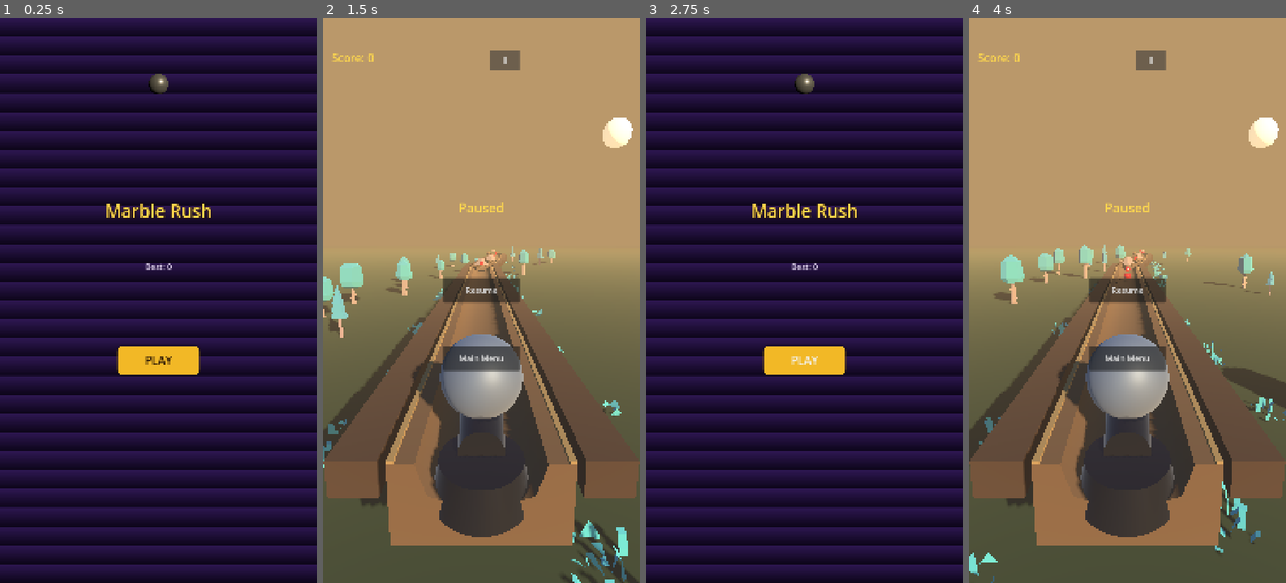
Above: before the commit, frames 1-4 (left to right).
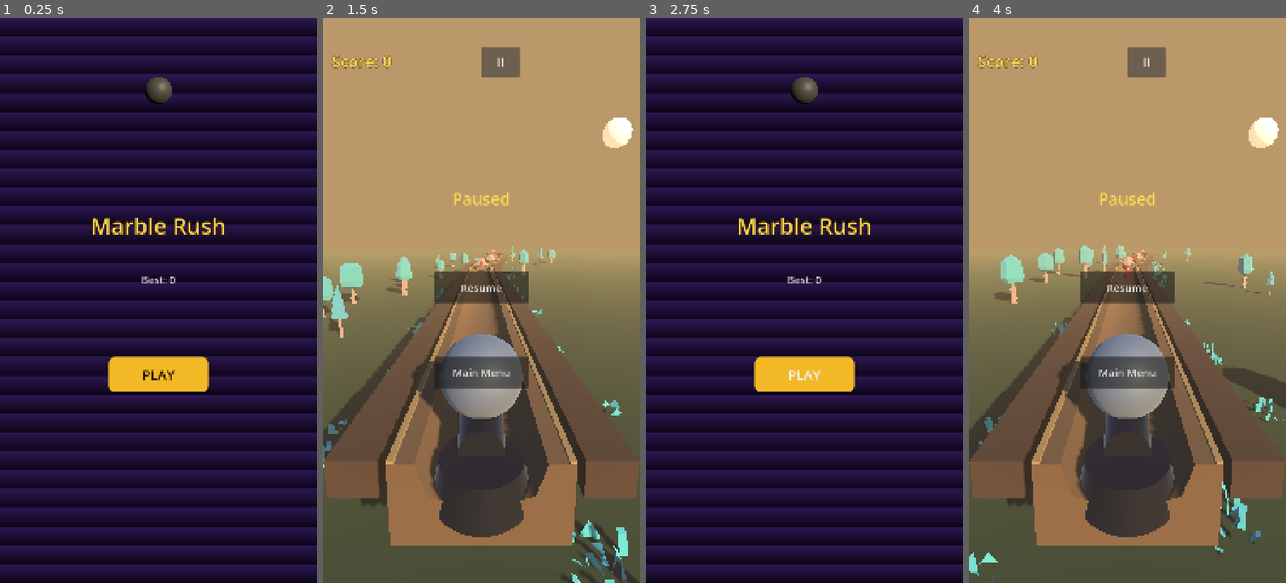
Above: after the commit, the same moments.

Repository: Ebrahassad/marble-rush
Game: Godot game, scene res://scenes/MainMenu.tscn
Same seed, same stepped clock (60 frames per second), same inputs: the game is played once before the commit and once after it.
Inputs:
- Up to frame 1 (0.25 s): no input
- Up to frame 2 (1.5 s): click "PLAY" at 0.5 s; click "II" at 1.25 s
- Up to frame 3 (2.75 s): click "Main Menu" at 2 s
- Up to frame 4 (4 s): click "PLAY" at 2.75 s; click "II" at 3.5 s

The runs differ from the first frame. In frame 1, 3.4% of the frame differs, in the area x 29-71%, y 9-67%; in frame 2, 3.2%; in frame 3, 3.4%; in frame 4, 3.2%.
Error in both runs: Cannot call method 'change_scene_to_packed' on a null value. (res://scripts/main_menu.gd:35)

Commit message:
Enlarge all UI elements: buttons, loading bar, score, pause/game-over panels, and spinning ball preview

Diff:
--- a/scenes/Main.tscn
+++ b/scenes/Main.tscn
@@ -75,18 +75,20 @@
 [node name="ScoreLabel" type="Label" parent="HUD"]
 offset_left = 30.0
 offset_top = 110.0
-offset_right = 340.0
-offset_bottom = 165.0
-theme_override_font_sizes/font_size = 38
+offset_right = 420.0
+offset_bottom = 190.0
+theme_override_font_sizes/font_size = 54
 theme_override_colors/font_color = Color(1, 0.85, 0.3, 1)
+theme_override_colors/font_outline_color = Color(0.1, 0.05, 0.02, 1)
+theme_override_constants/outline_size = 6
 text = "Score: 0"
 
 [node name="PauseButton" type="Button" parent="HUD"]
-offset_left = 570.0
-offset_top = 108.0
+offset_left = 540.0
+offset_top = 100.0
 offset_right = 670.0
-offset_bottom = 178.0
-theme_override_font_sizes/font_size = 30
+offset_bottom = 200.0
+theme_override_font_sizes/font_size = 44
 text = "II"
 
 [node name="PausePanel" type="Control" parent="HUD"]
@@ -96,38 +98,38 @@
 
 [node name="PauseLabel" type="Label" parent="HUD/PausePanel"]
 anchor_left = 0.5
-anchor_top = 0.32
+anchor_top = 0.3
 anchor_right = 0.5
-anchor_bottom = 0.32
-offset_left = -120.0
-offset_right = 120.0
+anchor_bottom = 0.3
+offset_left = -150.0
+offset_right = 150.0
 horizontal_alignment = 1
-theme_override_font_sizes/font_size = 44
+theme_override_font_sizes/font_size = 56
 theme_override_colors/font_color = Color(1, 0.85, 0.3, 1)
 text = "Paused"
 
 [node name="ResumeButton" type="Button" parent="HUD/PausePanel"]
 anchor_left = 0.5
-anchor_top = 0.46
+anchor_top = 0.45
 anchor_right = 0.5
-anchor_bottom = 0.46
-offset_left = -130.0
-offset_right = 130.0
+anchor_bottom = 0.45
+offset_left = -160.0
+offset_right = 160.0
 offset_top = 0.0
-offset_bottom = 85.0
-theme_override_font_sizes/font_size = 28
+offset_bottom = 105.0
+theme_override_font_sizes/font_size = 36
 text = "Resume"
 
 [node name="MenuButton" type="Button" parent="HUD/PausePanel"]
 anchor_left = 0.5
-anchor_top = 0.58
+anchor_top = 0.6
 anchor_right = 0.5
-anchor_bottom = 0.58
-offset_left = -130.0
-offset_right = 130.0
+anchor_bottom = 0.6
+offset_left = -160.0
+offset_right = 160.0
 offset_top = 0.0
-offset_bottom = 85.0
-theme_override_font_sizes/font_size = 28
+offset_bottom = 105.0
+theme_override_font_sizes/font_size = 36
 text = "Main Menu"
 
 [node name="GameOverPanel" type="Control" parent="HUD"]
@@ -137,26 +139,26 @@
 
 [node name="FinalScoreLabel" type="Label" parent="HUD/GameOverPanel"]
 anchor_left = 0.5
-anchor_top = 0.45
+anchor_top = 0.43
 anchor_right = 0.5
-anchor_bottom = 0.45
-offset_left = -160.0
-offset_right = 160.0
+anchor_bottom = 0.43
+offset_left = -180.0
+offset_right = 180.0
 horizontal_alignment = 1
-theme_override_font_sizes/font_size = 26
+theme_override_font_sizes/font_size = 32
 theme_override_colors/font_color = Color(0.9, 0.85, 0.95, 1)
 text = "Score: 0
 Best: 0"
 
 [node name="GameOverLabel" type="Label" parent="HUD/GameOverPanel"]
 anchor_left = 0.5
-anchor_top = 0.37
+anchor_top = 0.34
 anchor_right = 0.5
-anchor_bottom = 0.37
-offset_left = -160.0
-offset_right = 160.0
+anchor_bottom = 0.34
+offset_left = -180.0
+offset_right = 180.0
 horizontal_alignment = 1
-theme_override_font_sizes/font_size = 50
+theme_override_font_sizes/font_size = 58
 theme_override_colors/font_color = Color(1, 0.85, 0.3, 1)
 text = "Game Over"
 
@@ -165,23 +167,23 @@
 anchor_top = 0.68
 anchor_right = 0.5
 anchor_bottom = 0.68
-offset_left = -130.0
-offset_right = 130.0
+offset_left = -160.0
+offset_right = 160.0
 offset_top = 0.0
-offset_bottom = 85.0
-theme_override_font_sizes/font_size = 28
+offset_bottom = 105.0
+theme_override_font_sizes/font_size = 36
 text = "Main Menu"
 
 [node name="RestartButton" type="Button" parent="HUD/GameOverPanel"]
 anchor_left = 0.5
-anchor_top = 0.56
+anchor_top = 0.54
 anchor_right = 0.5
-anchor_bottom = 0.56
-offset_left = -130.0
-offset_right = 130.0
+anchor_bottom = 0.54
+offset_left = -160.0
+offset_right = 160.0
 offset_top = 0.0
-offset_bottom = 85.0
-theme_override_font_sizes/font_size = 28
+offset_bottom = 105.0
+theme_override_font_sizes/font_size = 36
 text = "Restart"
 
 [connection signal="pressed" from="HUD/PauseButton" to="HUD" method="_on_pause_pressed"]
--- a/scenes/MainMenu.tscn
+++ b/scenes/MainMenu.tscn
@@ -13,28 +13,28 @@
 
 [sub_resource type="StyleBoxFlat" id="StyleBoxFlat_play"]
 bg_color = Color(0.95, 0.72, 0.15, 1)
-corner_radius_top_left = 18
-corner_radius_top_right = 18
-corner_radius_bottom_left = 18
-corner_radius_bottom_right = 18
+corner_radius_top_left = 22
+corner_radius_top_right = 22
+corner_radius_bottom_left = 22
+corner_radius_bottom_right = 22
 shadow_color = Color(0, 0, 0, 0.3)
-shadow_size = 6
+shadow_size = 8
 
 [sub_resource type="StyleBoxFlat" id="StyleBoxFlat_play_pressed"]
 bg_color = Color(0.78, 0.58, 0.1, 1)
-corner_radius_top_left = 18
-corner_radius_top_right = 18
-corner_radius_bottom_left = 18
-corner_radius_bottom_right = 18
+corner_radius_top_left = 22
+corner_radius_top_right = 22
+corner_radius_bottom_left = 22
+corner_radius_bottom_right = 22
 
 [sub_resource type="SphereMesh" id="SphereMesh_ball"]
 radius = 0.6
 height = 1.2
 
 [sub_resource type="StandardMaterial3D" id="StandardMaterial3D_ball"]
-albedo_color = Color(0.55, 0.56, 0.58, 1)
-metallic = 0.55
-roughness = 0.4
+albedo_color = Color(0.4, 0.41, 0.43, 1)
+metallic = 0.3
+roughness = 0.55
 
 [node name="MainMenu" type="Control"]
 anchor_right = 1.0
@@ -50,18 +50,18 @@
 
 [node name="BallViewportContainer" type="SubViewportContainer" parent="."]
 anchor_left = 0.5
-anchor_top = 0.06
+anchor_top = 0.05
 anchor_right = 0.5
-anchor_bottom = 0.06
-offset_left = -110.0
-offset_right = 110.0
+anchor_bottom = 0.05
+offset_left = -150.0
+offset_right = 150.0
 offset_top = 0.0
-offset_bottom = 220.0
+offset_bottom = 300.0
 stretch = true
 
 [node name="BallViewport" type="SubViewport" parent="BallViewportContainer"]
 transparent_bg = true
-size = Vector2i(220, 220)
+size = Vector2i(300, 300)
 
 [node name="Camera3D" type="Camera3D" parent="BallViewportContainer/BallViewport"]
 transform = Transform3D(1, 0, 0, 0, 1, 0, 0, 0, 1, 0, 0, 2.6)
@@ -77,40 +77,40 @@
 
 [node name="TitleLabel" type="Label" parent="."]
 anchor_left = 0.5
-anchor_top = 0.32
+anchor_top = 0.34
 anchor_right = 0.5
-anchor_bottom = 0.32
-offset_left = -240.0
-offset_right = 240.0
+anchor_bottom = 0.34
+offset_left = -260.0
+offset_right = 260.0
 horizontal_alignment = 1
-theme_override_font_sizes/font_size = 60
+theme_override_font_sizes/font_size = 76
 theme_override_colors/font_color = Color(1, 0.85, 0.3, 1)
 theme_override_colors/font_outline_color = Color(0.15, 0.08, 0.02, 1)
-theme_override_constants/outline_size = 8
+theme_override_constants/outline_size = 10
 text = "Marble Rush"
 
 [node name="BestLabel" type="Label" parent="."]
 anchor_left = 0.5
-anchor_top = 0.43
+anchor_top = 0.45
 anchor_right = 0.5
-anchor_bottom = 0.43
-offset_left = -150.0
-offset_right = 150.0
+anchor_bottom = 0.45
+offset_left = -180.0
+offset_right = 180.0
 horizontal_alignment = 1
-theme_override_font_sizes/font_size = 28
+theme_override_font_sizes/font_size = 36
 theme_override_colors/font_color = Color(0.9, 0.85, 0.95, 1)
 text = "Best: 0"
 
 [node name="PlayButton" type="Button" parent="."]
 anchor_left = 0.5
-anchor_top = 0.58
+anchor_top = 0.6
 anchor_right = 0.5
-anchor_bottom = 0.58
-offset_left = -140.0
-offset_right = 140.0
+anchor_bottom = 0.6
+offset_left = -170.0
+offset_right = 170.0
 offset_top = 0.0
-offset_bottom = 100.0
-theme_override_font_sizes/font_size = 38
+offset_bottom = 120.0
+theme_override_font_sizes/font_size = 46
 theme_override_colors/font_color = Color(0.15, 0.08, 0.02, 1)
 theme_override_styles/normal = SubResource("StyleBoxFlat_play")
 theme_override_styles/hover = SubResource("StyleBoxFlat_play")
@@ -124,25 +124,25 @@
 
 [node name="LoadingLabel" type="Label" parent="LoadingPanel"]
 anchor_left = 0.5
-anchor_top = 0.72
+anchor_top = 0.7
 anchor_right = 0.5
-anchor_bottom = 0.72
-offset_left = -100.0
-offset_right = 100.0
+anchor_bottom = 0.7
+offset_left = -130.0
+offset_right = 130.0
 horizontal_alignment = 1
-theme_override_font_sizes/font_size = 24
+theme_override_font_sizes/font_size = 34
 theme_override_colors/font_color = Color(1, 0.85, 0.3, 1)
 text = "Loading..."
 
 [node name="LoadingBar" type="ProgressBar" parent="LoadingPanel"]
 anchor_left = 0.5
-anchor_top = 0.78
+anchor_top = 0.77
 anchor_right = 0.5
-anchor_bottom = 0.78
-offset_left = -150.0
-offset_right = 150.0
+anchor_bottom = 0.77
+offset_left = -200.0
+offset_right = 200.0
 offset_top = 0.0
-offset_bottom = 24.0
+offset_bottom = 40.0
 max_value = 100.0
 value = 0.0
 
